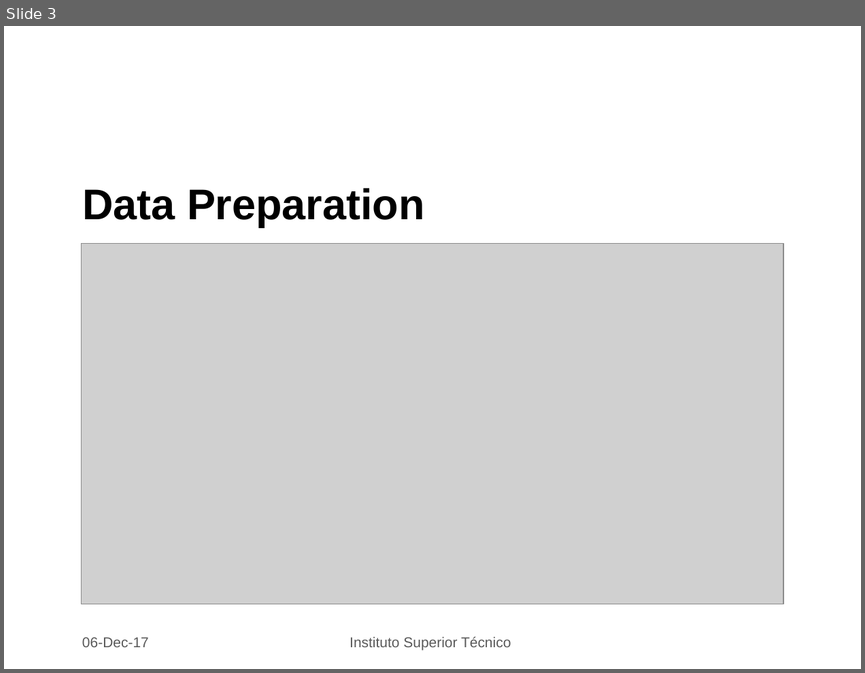
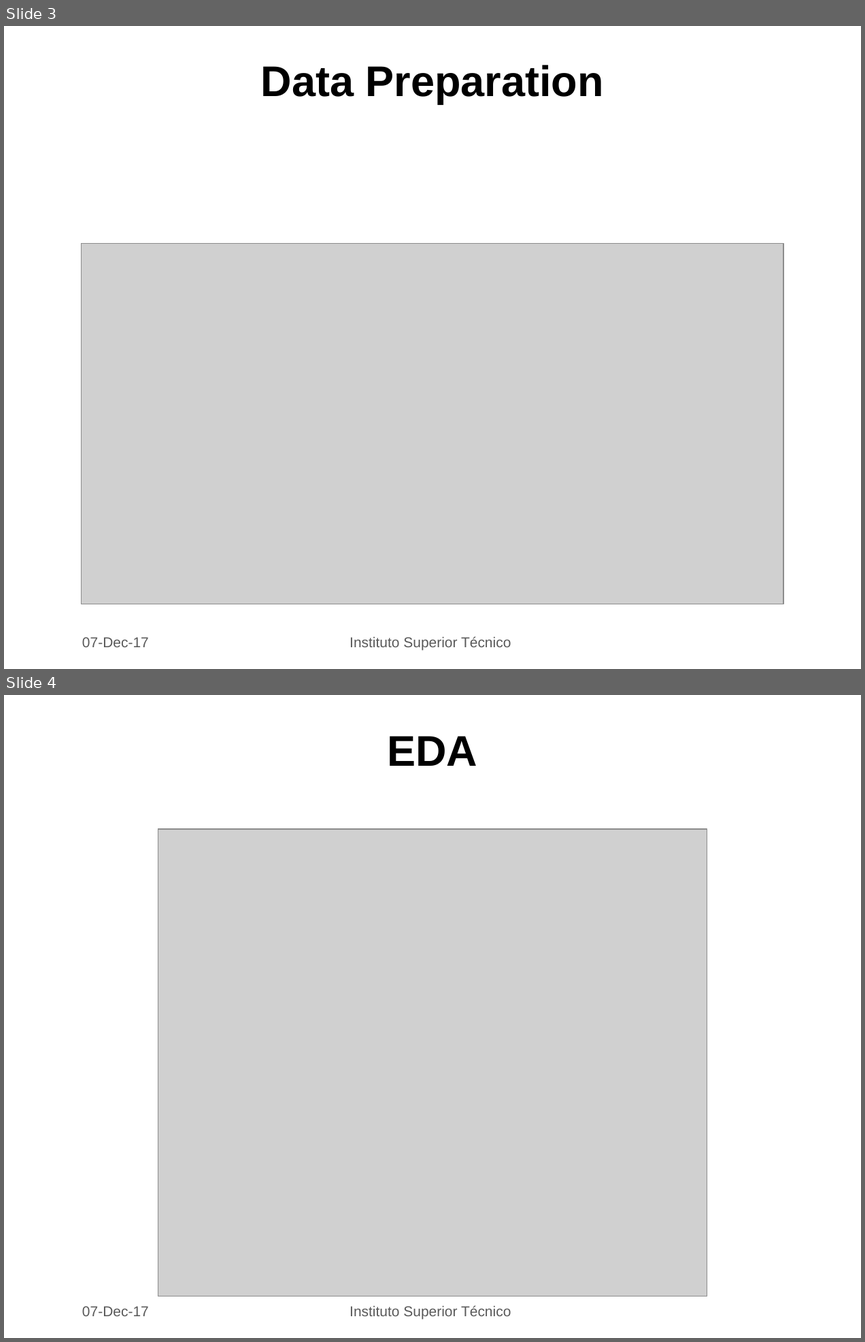
Before and after one commit to PedroLFerreira/Videogame-Data-Mining, a slide deck: dataMining.pptx. Shown one above the other, each under a label of ours: slide 3 before the commit, slides 3 and 4 after it. The pictures are 865x673 and 865x1342 pixels, drawn with LibreOffice and Linux fonts; fonts in the diff are those of the drawing; grey boxes stand for pictures; background and template pictures are left out. Boxes give left, top, right and bottom in pixels: in the first picture for what was removed or moved away, otherwise in the second. Text is boxed around its words. In the diff, an @@ line names an element or a change of style, - is before the commit and + after.

```diff
--- a/dataMining.pptx
+++ b/dataMining.pptx
@@ slide 4 added at box(4, 695, 861, 1338), background picture (left out) @@
@@ title added at box(387, 736, 477, 766), 36 pt, text #000000, bold @@
+EDA
@@ picture added at box(158, 829, 707, 1295) @@
@@ text added at box(82, 1306, 149, 1316), 12 pt, text #595959 @@
+07-Dec-17
@@ text added at box(349, 1305, 511, 1319), 12 pt, text #595959 @@
+Instituto Superior Técnico
@@ slide 3 changed as well @@
@@ title "Data Preparation": place and size @@
-title "Data Preparation" at box(82, 188, 425, 227)
+title "Data Preparation" at box(261, 65, 604, 104)
@@ title "Data Preparation" at box(261, 65, 604, 104): alignment left to centre @@
@@ text at box(82, 637, 149, 647): text changed @@
-06-Dec-17
+07-Dec-17
```
Also in this commit, not shown: 9 other slides changed, 4 other files.
